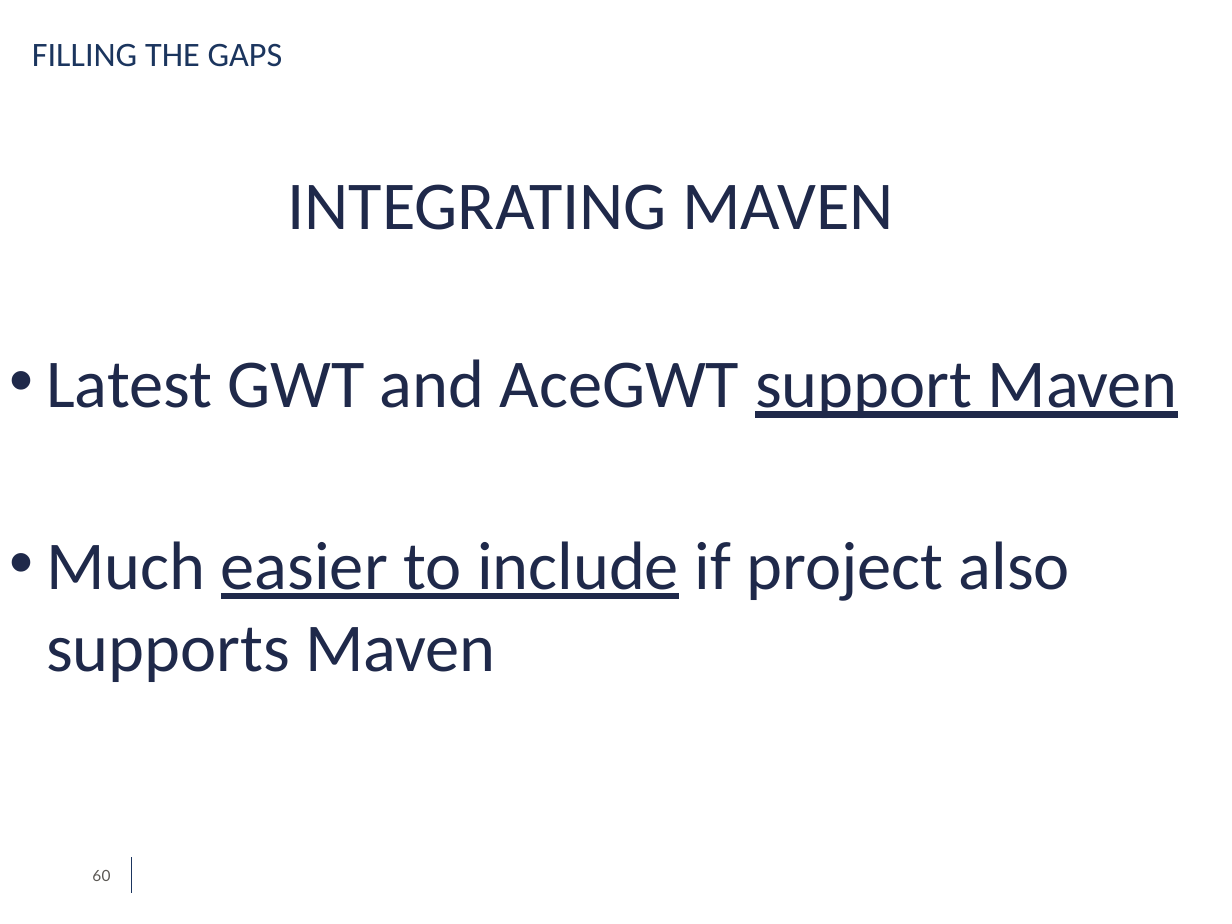
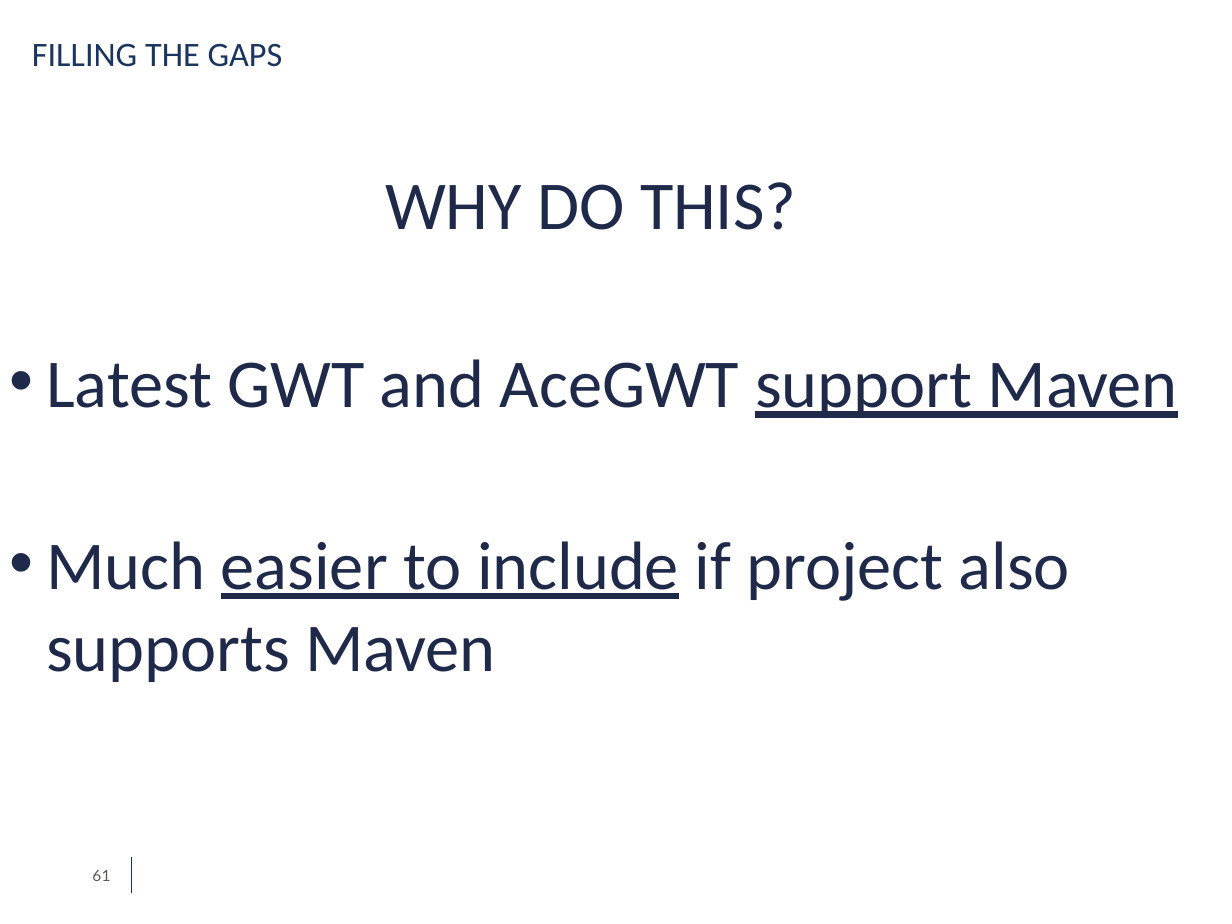
Before and after one commit to simdeistud/bachelors-thesis, a slide deck: slide 61 of SlidesDeiana4_3 -ABRIDGED.pptx (slide 60 before the commit). Drawn at 1232x924 pixels with LibreOffice and Linux fonts; fonts in the diff are those of the drawing; background and template pictures are left out. Boxes give left, top, right and bottom in pixels: in the first picture for what was removed or moved away, otherwise in the second. Text is boxed around its words. In the diff, an @@ line names an element or a change of style, - is before the commit and + after.

```diff
--- a/SlidesDeiana4_3 -ABRIDGED.pptx
+++ b/SlidesDeiana4_3 -ABRIDGED.pptx
@@ text at box(385, 182, 796, 230): text changed @@
-INTEGRATING MAVEN
+WHY DO THIS?
@@ page number at box(92, 870, 110, 881): text changed @@
-60
+61
```
Also in this commit, not shown: 9 other slides changed, 1 slide added, 1 other file.
